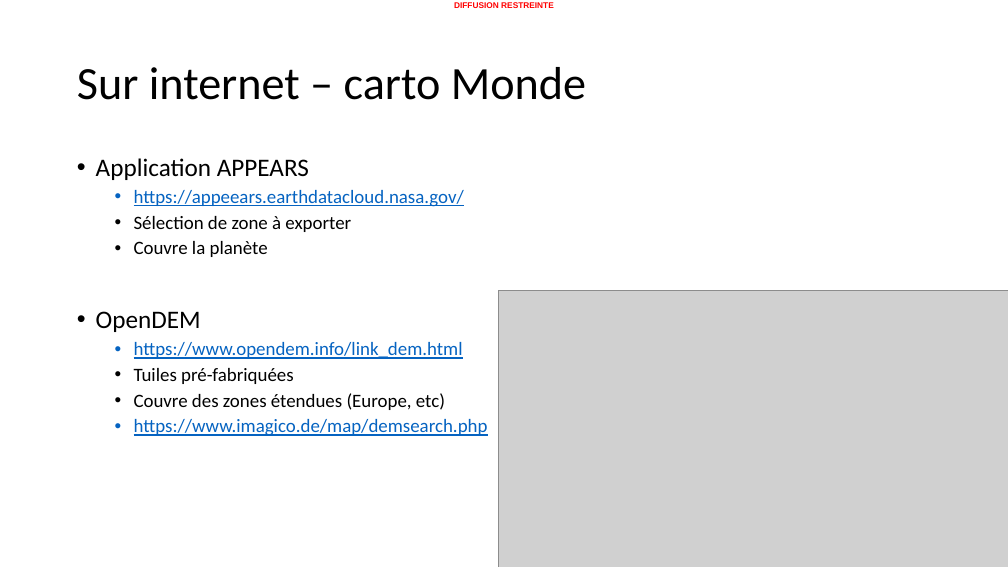
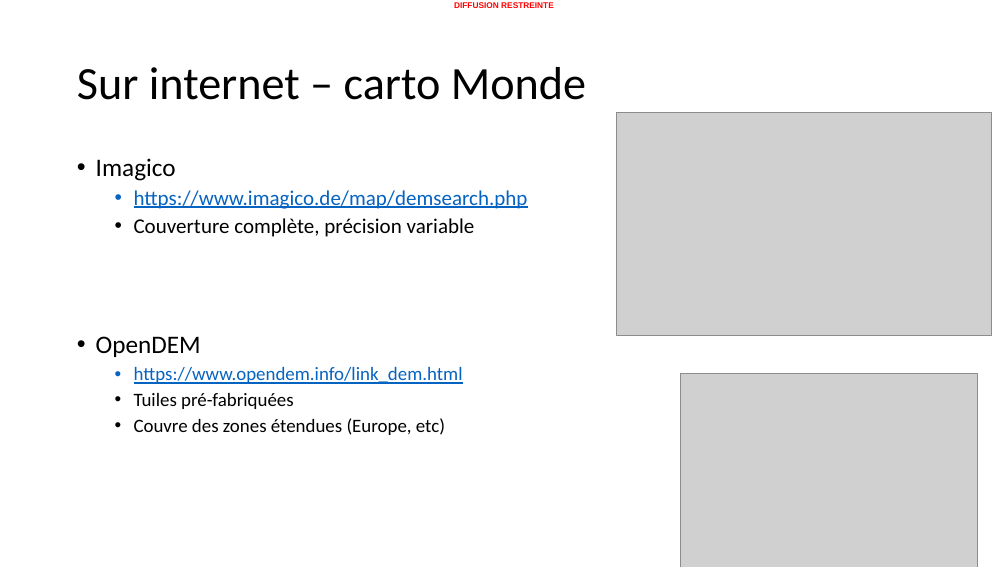
Before and after one commit to 20100dbg/OutilsGeo, a slide deck: slide 23 of cours/Guide - obtenir des cartes.pptx (slide 18 before the commit). Drawn at 1008x567 pixels with LibreOffice and Linux fonts; fonts in the diff are those of the drawing; grey boxes stand for pictures; background and template pictures are left out. Boxes give left, top, right and bottom in pixels: in the first picture for what was removed or moved away, otherwise in the second. Text is boxed around its words. In the diff, an @@ line names an element or a change of style, - is before the commit and + after.

```diff
--- a/cours/Guide - obtenir des cartes.pptx
+++ b/cours/Guide - obtenir des cartes.pptx
@@ picture added at <box>617,113,992,336</box> @@
@@ text at <box>96,158,528,237</box>: text changed; size 18 to 20 pt @@
-• Application APPEARS
-  • https://appeears.earthdatacloud.nasa.gov/
-  • Sélection de zone à exporter
-  • Couvre la planète
+• Imagico
+  • https://www.imagico.de/map/demsearch.php
+  • Couverture complète, précision variable
@@ picture removed at <box>499,291,1008,567</box> @@
@@ picture added at <box>681,374,978,567</box> @@
@@ text at <box>134,419,488,436</box>: paragraph removed @@
-  • https://www.imagico.de/map/demsearch.php
```
Also in this commit, not shown: 16 other slides changed, 9 slides added, 14 slides removed, 4 other files.
